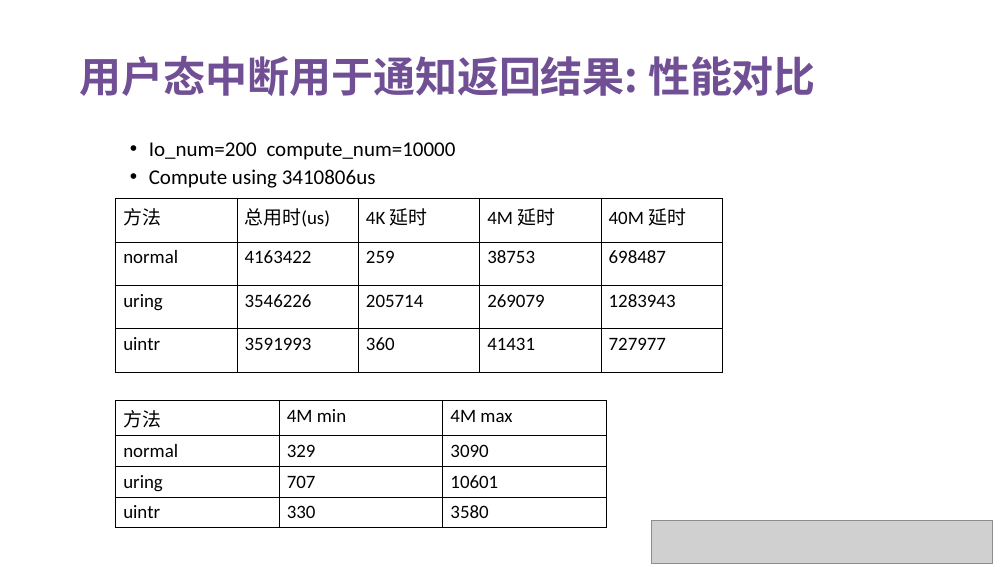
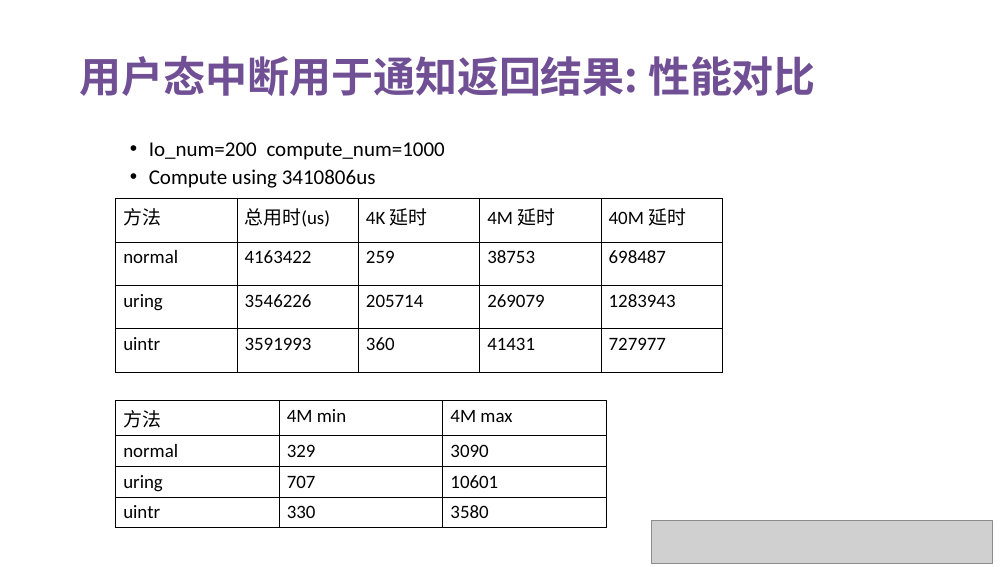
Before and after one commit to OS-F-4/usr-intr, a slide deck: slide 27 of 技术交流报告.pptx. Drawn at 1008x567 pixels with LibreOffice and Linux fonts; fonts in the diff are those of the drawing; grey boxes stand for pictures. Boxes give left, top, right and bottom in pixels: in the first picture for what was removed or moved away, otherwise in the second. Text is boxed around its words. In the diff, an @@ line names an element or a change of style, - is before the commit and + after.

```diff
--- a/技术交流报告.pptx
+++ b/技术交流报告.pptx
@@ text at bbox=[149, 142, 445, 160]: text changed @@
-  • Io_num=200 compute_num=10000
+  • Io_num=200 compute_num=1000
```
Also in this commit, not shown: 1 other slide changed, 9 other files.
